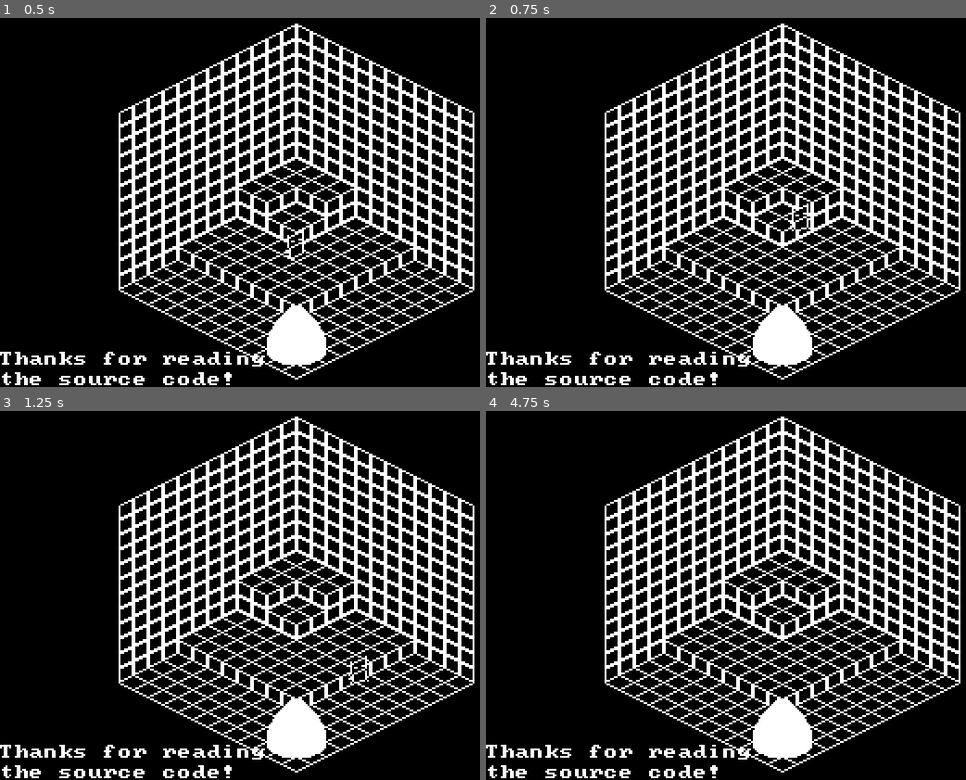
Above: before the commit, frames 1-4 (two rows, left to right).
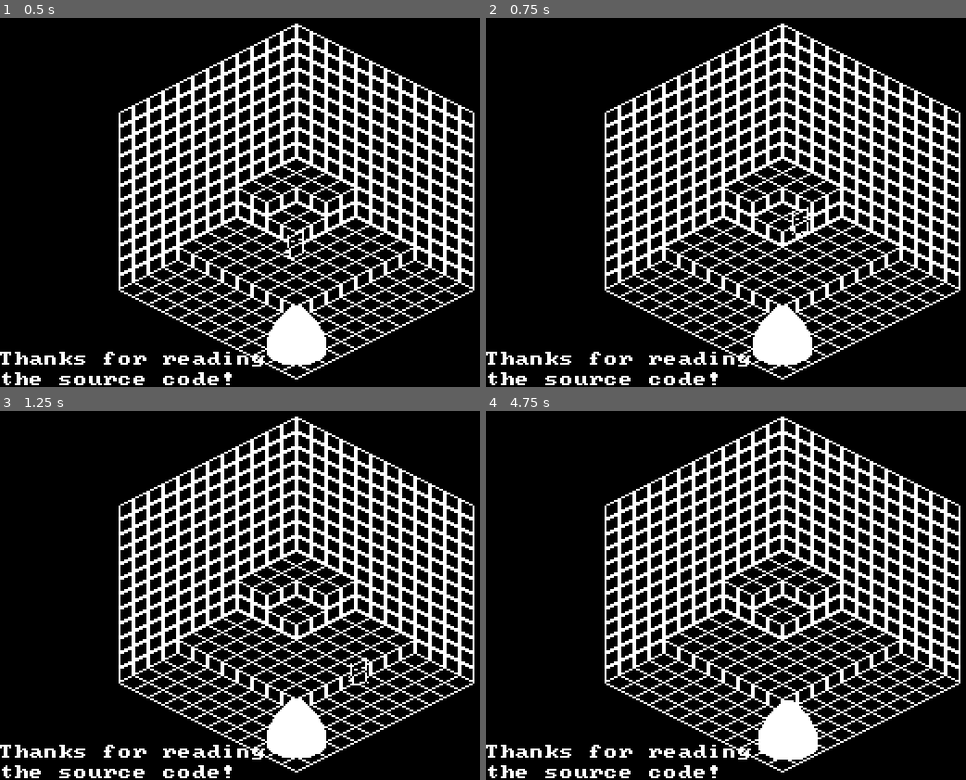
Above: after the commit, the same moments.

Repository: BitBangGames/feed_mother
Game: Godot game, scene res://src/main.tscn
Two runs of this game, one before a commit and one after it. Both use one fixed random seed, a clock stepped at 60 frames per second and the inputs below.
Inputs:
- Up to frame 1 (0.5 s): no input
- Up to frame 2 (0.75 s): tap Enter at 0.5 s; hold D (right) from 0.53 s (still down); tap Space (confirm) at 0.6 s
- Up to frame 3 (1.25 s): keep holding D (right)
- Up to frame 4 (4.75 s): release D (right) at 1.28 s; hold S (down) 1.28-2.03 s; tap Space (confirm) at 1.35, 2.1, 2.85, 3.5, 3.6, 4.25, 4.35 s; hold D (right) 2.03-2.78 s; hold W (up) 2.78-3.53 s; hold A (left) from 3.53 s (still down)

Frame 1 is identical in both runs. In frame 2, 0.1% of the frame differs, in the area x 63-68%, y 50-59%; in frame 3, 0.1%; in frame 4, 0.3%, in the area x 55-70%, y 77-95%.

Commit message:
implemented pushing objects

Diff:
--- a/src/player.gd
+++ b/src/player.gd
@@ -18,12 +18,16 @@
 	set_sprite(preload("res://src/player_sprite.tscn").instantiate() as Sprite2D)
 
 func _physics_process(_delta: float) -> void:
-	__input_vector = Input.get_vector("left", "right", "up", "down")*Consts.SPEED
+	set_input_vector(Input.get_vector("left", "right", "up", "down"))
 
 	if (is_on_floor() and Input.is_action_just_pressed("confirm")):
 		set_vel_y(get_vel_y() + Consts.JUMP_HEIGHT)
 
-	set_velocity(Vector3(__input_vector.x, __vel_y, __input_vector.y))
+	set_velocity(Vector3(
+		get_input_vector().x*Consts.SPEED,
+		get_velocity().y,
+		get_input_vector().y*Consts.SPEED
+	))
 
 	if (Input.is_action_just_released("right") or Input.is_action_just_released("down")):
 		get_anim_player().play("front")
@@ -39,4 +43,30 @@
 
 	update_z_index()
 
+	for i: int in get_slide_collision_count():
+		var collision: KinematicCollision3D = get_slide_collision(i)
+
+		if (collision.get_collider() is Unit):
+			var collider: Unit = collision.get_collider()
+			if (collider is Mother):
+				collider.set_velocity(Vector3(
+					get_input_vector().x,
+					collider.get_velocity().y,
+					get_input_vector().y
+				))
+			else:
+				collider.set_velocity(Vector3(
+					get_input_vector().x*Consts.SPEED,
+					collider.get_velocity().y,
+					get_input_vector().y*Consts.SPEED
+				))
+
+	print(get_input_vector())
+
 	super(_delta)
+
+func get_input_vector() -> Vector2:
+	return __input_vector
+
+func set_input_vector(val: Vector2) -> void:
+	__input_vector = val
--- a/src/unit.gd
+++ b/src/unit.gd
@@ -25,6 +25,7 @@
 	elif (get_vel_y() < 0):
 		set_vel_y(0)
 
+	set_velocity(Vector3(get_velocity().x, get_vel_y(), get_velocity().z))
 	__collided_prev = __collided
 	__collided = (move_and_slide() and not is_on_floor_only())
 
